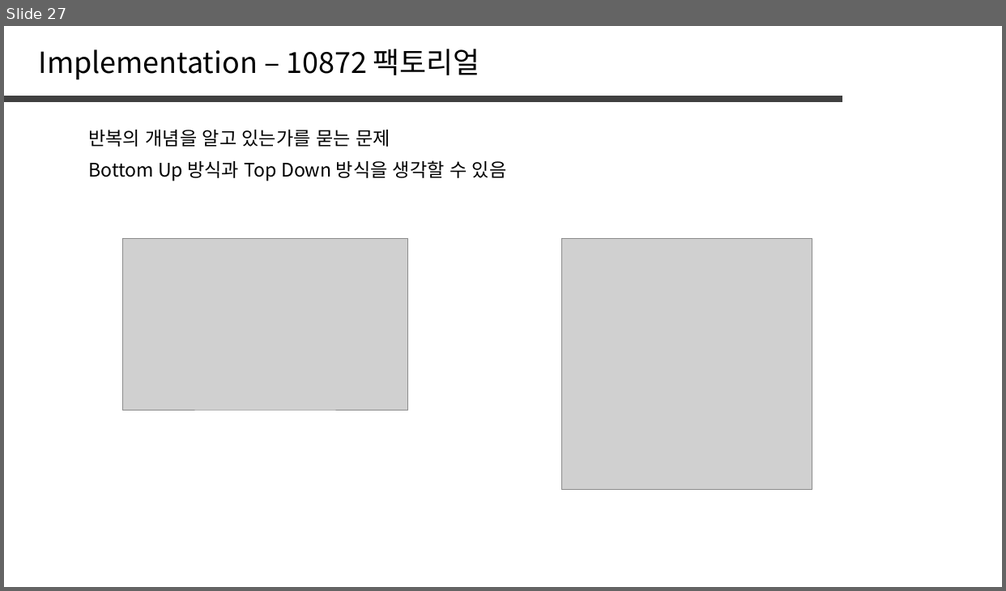
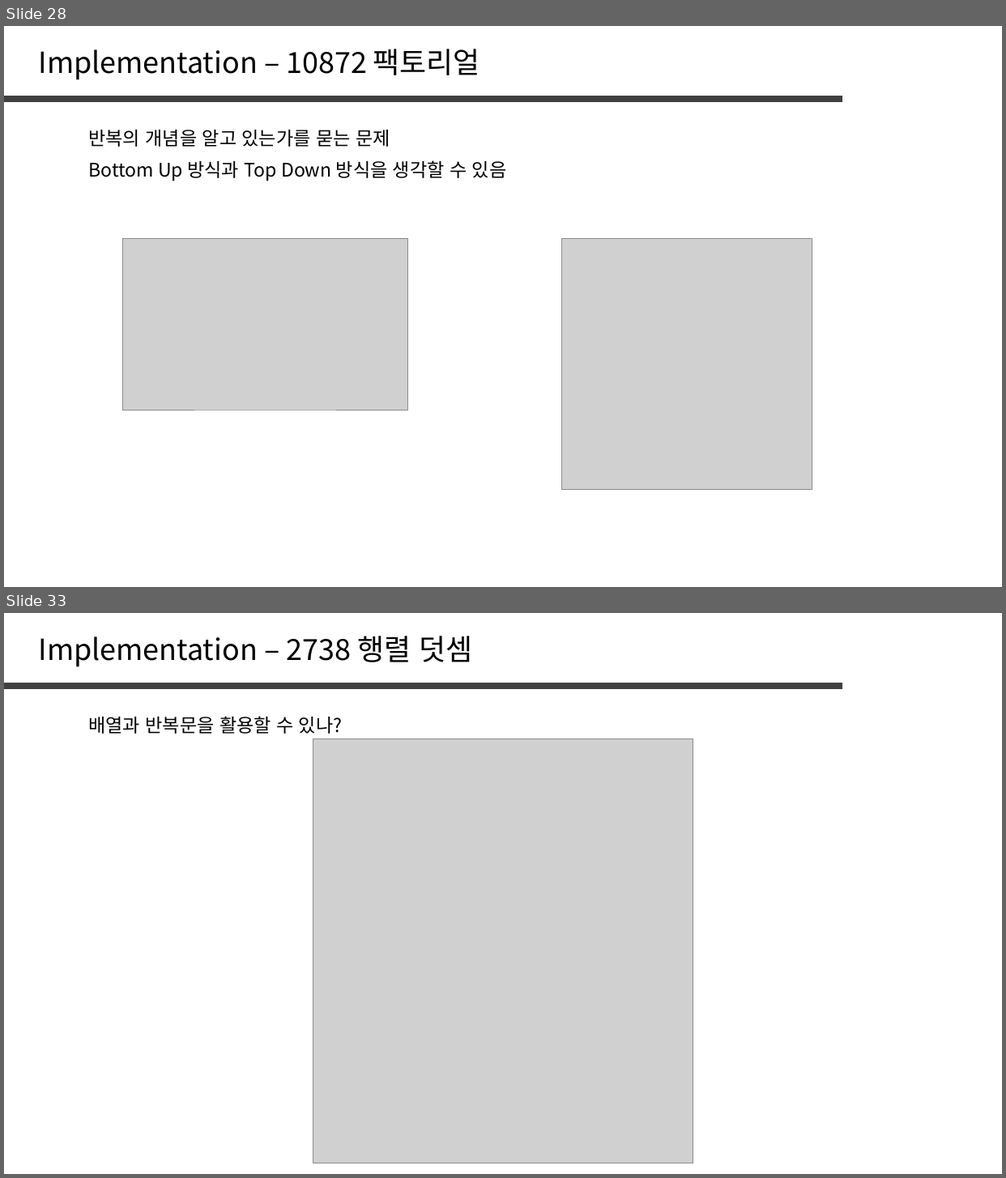
Before and after one commit to jaehoo1/PS-study, a slide deck: study/1_OT.pptx. Shown one above the other, each under a label of ours: slide 27 before the commit, slides 28 and 33 after it; the slides between them are not shown. The pictures are 1006x591 and 1006x1178 pixels, drawn with LibreOffice and Linux fonts; fonts in the diff are those of the drawing; grey boxes stand for pictures. Boxes give left, top, right and bottom in pixels: in the first picture for what was removed or moved away, otherwise in the second. Text is boxed around its words. In the diff, an @@ line names an element or a change of style, - is before the commit and + after.

```diff
--- a/study/1_OT.pptx
+++ b/study/1_OT.pptx
@@ slide 33 added at box(4, 613, 1002, 1174), background #FFFFFF @@
@@ text added at box(39, 636, 472, 667), 28 pt, text #000000 @@
+Implementation – 2738 행렬 덧셈
@@ line added from (4, 686) to (842, 686), #404040 6 pt @@
@@ text added at box(88, 716, 342, 734), 18 pt, text #000000 @@
+배열과 반복문을 활용할 수 있나?
@@ picture added at box(313, 739, 693, 1164) @@
@@ what was slide 27 is now slide 28 @@
```
Also in this commit, not shown: 7 other slides added, 1 slide removed.
